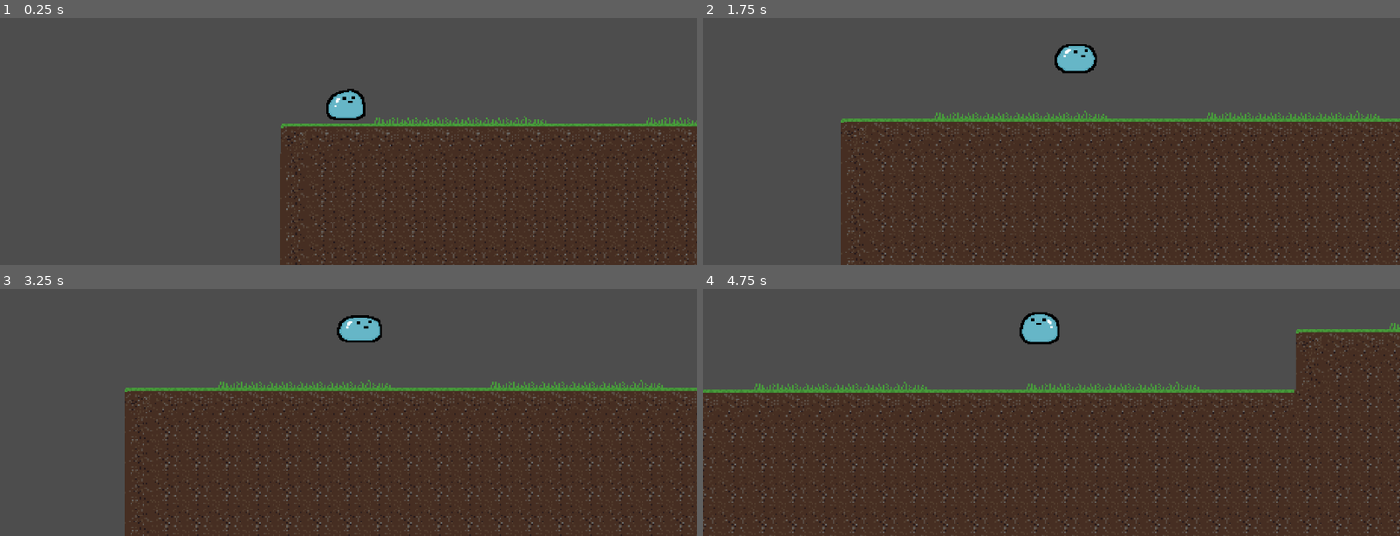
Above: before the commit, frames 1-4 (two rows, left to right).
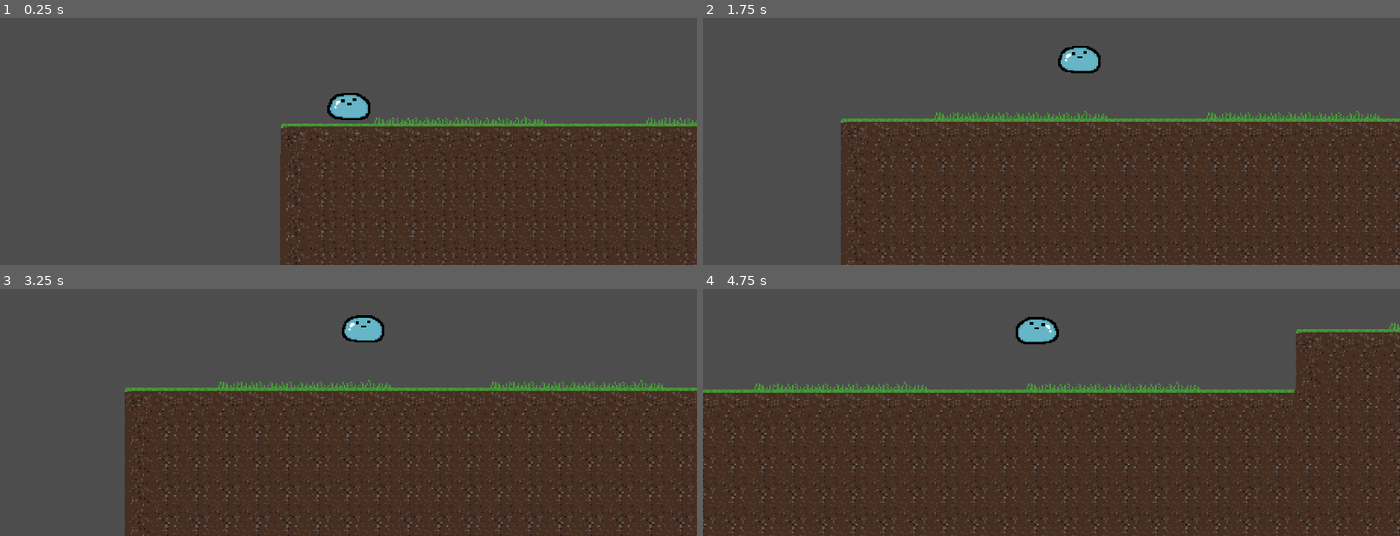
Above: after the commit, the same moments.

Repository: Ball-Tigers/Sutra
Game: Godot game, scene res://scenes/TutLevel.tscn
Two runs of this game, one before a commit and one after it. Both use one fixed random seed, a clock stepped at 60 frames per second and the inputs below.
Inputs:
- Up to frame 1 (0.25 s): no input
- Up to frame 2 (1.75 s): hold D (right) from 0.53 s (still down); tap Space (jump) at 0.77, 1.52 s
- Up to frame 3 (3.25 s): release D (right) at 2.03 s; hold A (left) 2.03-2.78 s; hold D (right) from 2.78 s (still down); tap Space (jump) at 3.02 s
- Up to frame 4 (4.75 s): tap Space (jump) at 3.77, 4.52 s; release D (right) at 4.28 s; hold A (left) from 4.28 s (still down)

The runs differ from the first frame. In frame 1, 0.3% of the frame differs, in the area x 46-54%, y 28-42%; in frame 2, 0.3%; in frame 3, 0.3%; in frame 4, 0.4%, in the area x 44-52%, y 9-23%.

Commit message:
added flower

Diff:
--- /dev/null
+++ b/scenes/Flower.tscn
@@ -0,0 +1,86 @@
+[gd_scene load_steps=12 format=3 uid="uid://duvdttst0u7f2"]
+
+[ext_resource type="Texture2D" uid="uid://2nvykglkcr2b" path="res://assets/world/flower.png" id="1_d2jve"]
+
+[sub_resource type="RectangleShape2D" id="RectangleShape2D_jl3gw"]
+
+[sub_resource type="AtlasTexture" id="AtlasTexture_nsecj"]
+atlas = ExtResource("1_d2jve")
+region = Rect2(0, 32, 32, 32)
+
+[sub_resource type="AtlasTexture" id="AtlasTexture_fvarq"]
+atlas = ExtResource("1_d2jve")
+region = Rect2(32, 32, 32, 32)
+
+[sub_resource type="AtlasTexture" id="AtlasTexture_2lgyk"]
+atlas = ExtResource("1_d2jve")
+region = Rect2(64, 32, 32, 32)
+
+[sub_resource type="AtlasTexture" id="AtlasTexture_101ss"]
+atlas = ExtResource("1_d2jve")
+region = Rect2(96, 32, 32, 32)
+
+[sub_resource type="AtlasTexture" id="AtlasTexture_wbs6r"]
+atlas = ExtResource("1_d2jve")
+region = Rect2(0, 0, 32, 32)
+
+[sub_resource type="AtlasTexture" id="AtlasTexture_vimbe"]
+atlas = ExtResource("1_d2jve")
+region = Rect2(32, 0, 32, 32)
+
+[sub_resource type="AtlasTexture" id="AtlasTexture_ypfqj"]
+atlas = ExtResource("1_d2jve")
+region = Rect2(64, 0, 32, 32)
+
+[sub_resource type="AtlasTexture" id="AtlasTexture_bpugg"]
+atlas = ExtResource("1_d2jve")
+region = Rect2(96, 0, 32, 32)
+
+[sub_resource type="SpriteFrames" id="SpriteFrames_8n3kk"]
+animations = [{
+"frames": [{
+"duration": 1.0,
+"texture": SubResource("AtlasTexture_nsecj")
+}, {
+"duration": 1.0,
+"texture": SubResource("AtlasTexture_fvarq")
+}, {
+"duration": 1.0,
+"texture": SubResource("AtlasTexture_2lgyk")
+}, {
+"duration": 999.0,
+"texture": SubResource("AtlasTexture_101ss")
+}],
+"loop": true,
+"name": &"grow",
+"speed": 5.0
+}, {
+"frames": [{
+"duration": 1.0,
+"texture": SubResource("AtlasTexture_wbs6r")
+}, {
+"duration": 1.0,
+"texture": SubResource("AtlasTexture_vimbe")
+}, {
+"duration": 1.0,
+"texture": SubResource("AtlasTexture_ypfqj")
+}, {
+"duration": 1.0,
+"texture": SubResource("AtlasTexture_bpugg")
+}],
+"loop": true,
+"name": &"idle",
+"speed": 3.0
+}]
+
+[node name="Area2D" type="Area2D"]
+
+[node name="CollisionShape2D" type="CollisionShape2D" parent="."]
+shape = SubResource("RectangleShape2D_jl3gw")
+
+[node name="AnimatedSprite2D" type="AnimatedSprite2D" parent="."]
+position = Vector2(0, -6)
+sprite_frames = SubResource("SpriteFrames_8n3kk")
+animation = &"idle"
+autoplay = "idle"
+frame_progress = 0.0140217
--- a/scenes/Player.tscn
+++ b/scenes/Player.tscn
@@ -8,6 +8,42 @@
 [ext_resource type="Script" path="res://scripts/player_movement/walk.gd" id="5_filj6"]
 [ext_resource type="Script" path="res://scripts/player_movement/jump.gd" id="6_hlxcl"]
 [ext_resource type="Script" path="res://scripts/player_movement/duplicate.gd" id="7_jtmji"]
+
+[sub_resource type="AtlasTexture" id="AtlasTexture_4wasv"]
+atlas = ExtResource("1_dqkmd")
+region = Rect2(0, 0, 50, 50)
+
+[sub_resource type="AtlasTexture" id="AtlasTexture_8jt1t"]
+atlas = ExtResource("1_dqkmd")
+region = Rect2(50, 0, 50, 50)
+
+[sub_resource type="AtlasTexture" id="AtlasTexture_esyqc"]
+atlas = ExtResource("1_dqkmd")
+region = Rect2(100, 0, 50, 50)
+
+[sub_resource type="AtlasTexture" id="AtlasTexture_4yt13"]
+atlas = ExtResource("1_dqkmd")
+region = Rect2(150, 0, 50, 50)
+
+[sub_resource type="AtlasTexture" id="AtlasTexture_ohqgw"]
+atlas = ExtResource("1_dqkmd")
+region = Rect2(200, 0, 50, 50)
+
+[sub_resource type="AtlasTexture" id="AtlasTexture_c8omw"]
+atlas = ExtResource("1_dqkmd")
+region = Rect2(250, 0, 50, 50)
+
+[sub_resource type="AtlasTexture" id="AtlasTexture_1rreq"]
+atlas = ExtResource("1_dqkmd")
+region = Rect2(300, 0, 50, 50)
+
+[sub_resource type="AtlasTexture" id="AtlasTexture_dwhwk"]
+atlas = ExtResource("1_dqkmd")
+region = Rect2(350, 0, 50, 50)
+
+[sub_resource type="AtlasTexture" id="AtlasTexture_5dagc"]
+atlas = ExtResource("1_dqkmd")
+region = Rect2(400, 0, 50, 50)
 
 [sub_resource type="AtlasTexture" id="AtlasTexture_w8qbq"]
 atlas = ExtResource("1_dqkmd")
@@ -37,6 +73,38 @@
 animations = [{
 "frames": [{
 "duration": 1.0,
+"texture": SubResource("AtlasTexture_4wasv")
+}, {
+"duration": 1.0,
+"texture": SubResource("AtlasTexture_8jt1t")
+}, {
+"duration": 1.0,
+"texture": SubResource("AtlasTexture_esyqc")
+}, {
+"duration": 1.0,
+"texture": SubResource("AtlasTexture_4yt13")
+}, {
+"duration": 1.0,
+"texture": SubResource("AtlasTexture_ohqgw")
+}, {
+"duration": 1.0,
+"texture": SubResource("AtlasTexture_c8omw")
+}, {
+"duration": 1.0,
+"texture": SubResource("AtlasTexture_1rreq")
+}, {
+"duration": 1.0,
+"texture": SubResource("AtlasTexture_dwhwk")
+}, {
+"duration": 1.0,
+"texture": SubResource("AtlasTexture_5dagc")
+}],
+"loop": true,
+"name": &"idle",
+"speed": 5.0
+}, {
+"frames": [{
+"duration": 1.0,
 "texture": SubResource("AtlasTexture_w8qbq")
 }, {
 "duration": 1.0,
@@ -55,12 +123,12 @@
 "texture": SubResource("AtlasTexture_hnjl4")
 }],
 "loop": true,
-"name": &"default",
+"name": &"walk",
 "speed": 6.0
 }]
 
 [sub_resource type="RectangleShape2D" id="RectangleShape2D_0ibw2"]
-size = Vector2(27, 20)
+size = Vector2(21, 18)
 
 [node name="Player" type="CharacterBody2D"]
 script = ExtResource("1_hl5j7")
@@ -69,11 +137,12 @@
 position = Vector2(-1, -5.5)
 scale = Vector2(0.76, 0.66)
 sprite_frames = SubResource("SpriteFrames_4vbo1")
-autoplay = "default"
-frame_progress = 0.17942
+animation = &"idle"
+autoplay = "idle"
+frame_progress = 0.395221
 
 [node name="CollisionShape2D" type="CollisionShape2D" parent="."]
-position = Vector2(-1, 0)
+position = Vector2(-1.5, 1)
 shape = SubResource("RectangleShape2D_0ibw2")
 
 [node name="StateMachine" type="Node" parent="." node_paths=PackedStringArray("starting_state")]
@@ -86,13 +155,13 @@
 fall_state = NodePath("../Fall")
 walk_state = NodePath("../Walk")
 duplicate_state = NodePath("../Duplicate")
-animation_name = "default"
+animation_name = "idle"
 
 [node name="Fall" type="Node" parent="StateMachine" node_paths=PackedStringArray("idle_state", "walk_state")]
 script = ExtResource("4_1nxp3")
 idle_state = NodePath("../Idle")
 walk_state = NodePath("../Walk")
-animation_name = "default"
+animation_name = "idle"
 
 [node name="Walk" type="Node" parent="StateMachine" node_paths=PackedStringArray("fall_state", "idle_state", "jump_state", "duplicate_state")]
 script = ExtResource("5_filj6")
@@ -100,18 +169,18 @@
 idle_state = NodePath("../Idle")
 jump_state = NodePath("../Jump")
 duplicate_state = NodePath("../Duplicate")
-animation_name = "default"
+animation_name = "walk"
 
 [node name="Jump" type="Node" parent="StateMachine" node_paths=PackedStringArray("fall_state", "duplicate_state")]
 script = ExtResource("6_hlxcl")
 fall_state = NodePath("../Fall")
 duplicate_state = NodePath("../Duplicate")
-animation_name = "default"
+animation_name = "idle"
 
 [node name="Duplicate" type="Node" parent="StateMachine" node_paths=PackedStringArray("fall_state")]
 script = ExtResource("7_jtmji")
 fall_state = NodePath("../Fall")
-animation_name = "default"
+animation_name = "idle"
 
 [node name="Camera2D" type="Camera2D" parent="."]
 position = Vector2(0, -4)
--- a/scripts/player_movement/state.gd
+++ b/scripts/player_movement/state.gd
@@ -11,6 +11,8 @@
 @export var walk_dec = 0.2
 
 # Player sizing
+@export var player_size = 1
+const max_player_size = 5
 
 var gravity: int = ProjectSettings.get_setting("physics/2d/default_gravity")
 
@@ -40,6 +42,11 @@
 	node.scale.y = -1
 	node.rotation_degrees = 180
 
+func grow() -> void:
+	if player_size < max_player_size:
+		player_size += 1
+	parent.scale = player_size
+
 func facing_right(node: Node2D) -> bool:
 	return node.scale.y == 1 and node.rotation_degrees == 0
 
Binary file added: assets/world/flower.png
Not shown, added: assets/world/flower.png.import
Not shown: 1 places in scenes/Player.tscn that only renumber resources
